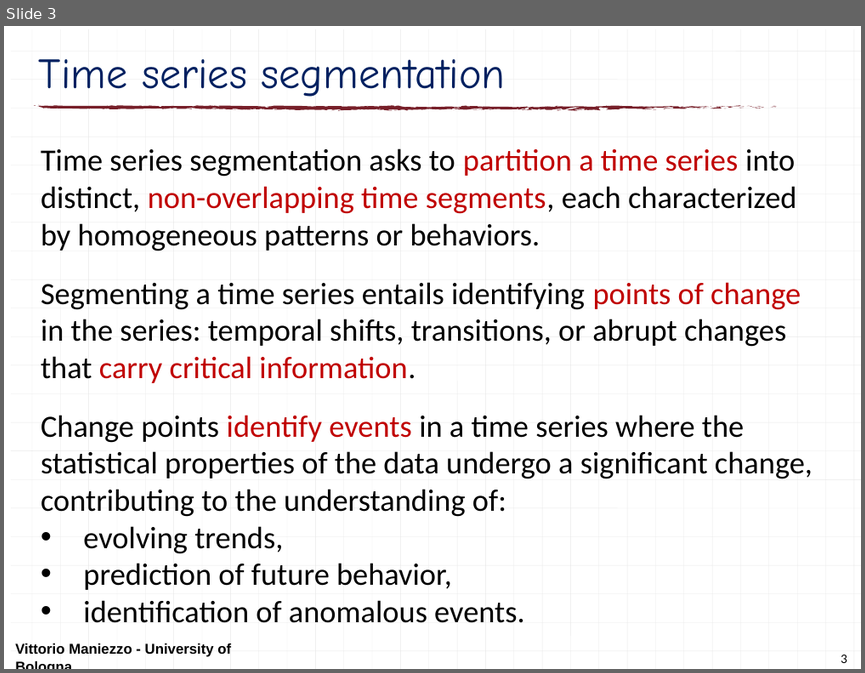
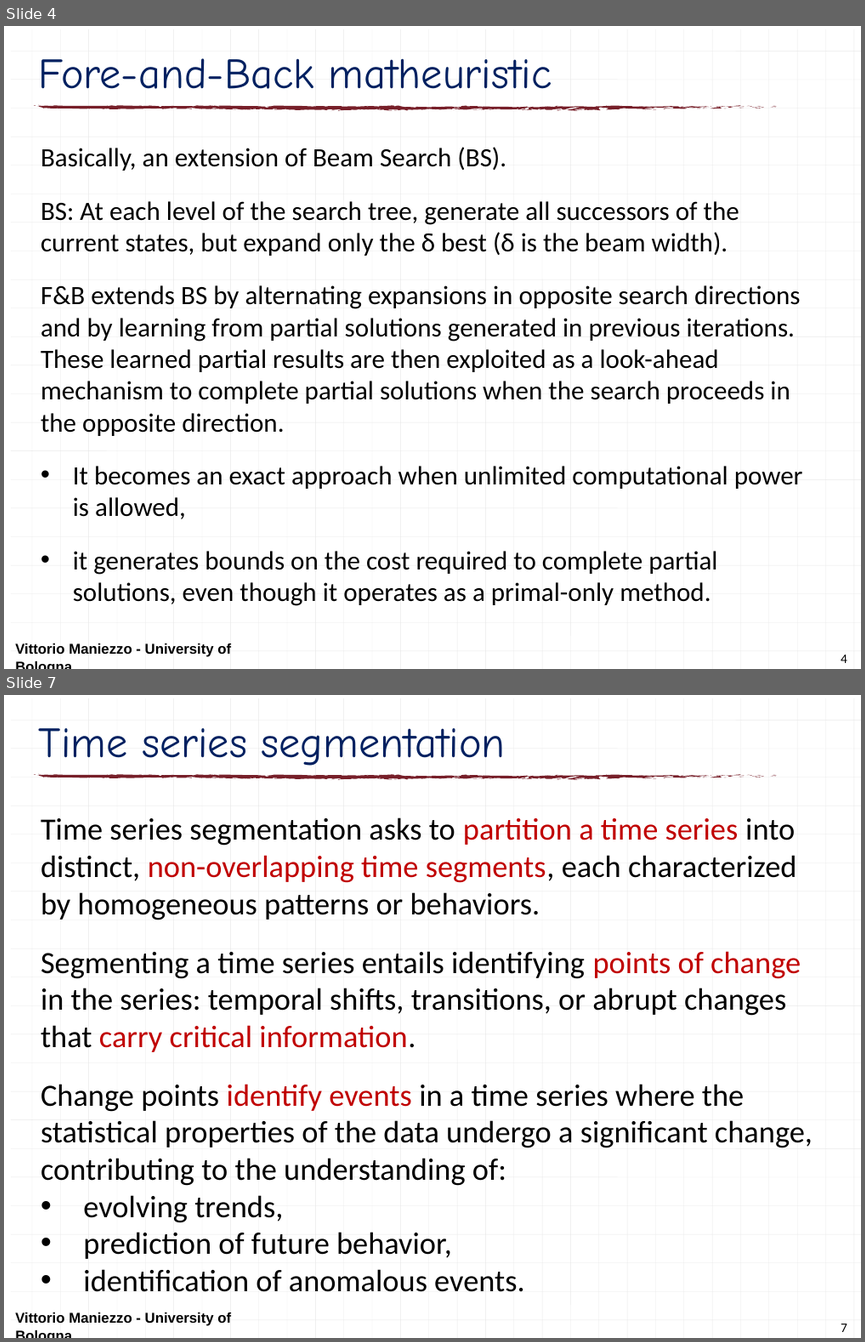
Before and after one commit to maniezzo/segmentation, a slide deck: doc/LION25_F&B/F&Bsegmentation.pptx. Shown one above the other, each under a label of ours: slide 3 before the commit, slides 4 and 7 after it; the slides between them are not shown. The pictures are 865x673 and 865x1342 pixels, drawn with LibreOffice and Linux fonts; fonts in the diff are those of the drawing. Boxes give left, top, right and bottom in pixels: in the first picture for what was removed or moved away, otherwise in the second. Text is boxed around its words. In the diff, an @@ line names an element or a change of style, - is before the commit and + after.

```diff
--- a/doc/LION25_F&B/F&Bsegmentation.pptx
+++ b/doc/LION25_F&B/F&Bsegmentation.pptx
@@ slide 4 added at (x1=4, y1=26, x2=861, y2=669), background #FFFFFF; not listed: 126 template elements that a slide beside it also shows @@
@@ title added at (x1=39, y1=58, x2=552, y2=89), 36 pt, text #002060 @@
+Fore-and-Back matheuristic
@@ text added at (x1=41, y1=147, x2=803, y2=606), 22.2 pt, text #000000 @@
+Basically, an extension of Beam Search (BS).
+BS: At each level of the search tree, generate all successors of the current states, but expand only the δ best (δ is the beam width).
+F&B extends BS by alternating expansions in opposite search directions and by learning from partial solutions generated in previous iterations.
+These learned partial results are then exploited as a look-ahead mechanism to complete partial solutions when the search proceeds in the opposite direction.
+• It becomes an exact approach when unlimited computational power is allowed,
+• it generates bounds on the cost required to complete partial solutions, even though it operates as a primal-only method.
@@ text added at (x1=15, y1=643, x2=231, y2=657), 12 pt, text #000000, bold @@
+Vittorio Maniezzo - University of Bologna
@@ page number added at (x1=840, y1=654, x2=847, y2=663), 11 pt, text #000000 @@
+4
@@ what was slide 3 is now slide 7 @@
@@ page number at (x1=840, y1=1323, x2=847, y2=1332): text changed @@
-3
+7
```
Also in this commit, not shown: 2 slides changed, 4 other slides added, 7 slides removed.
